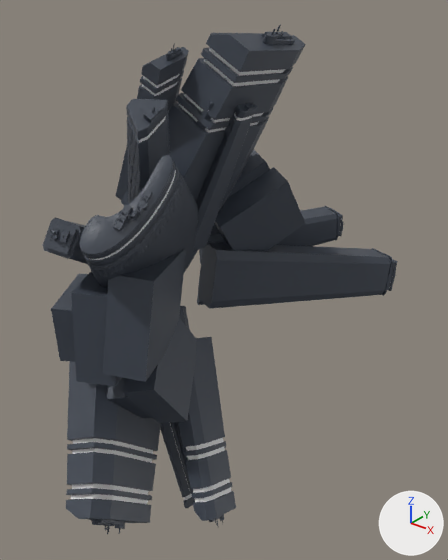
The FBX model Sources/Meshes/Mesh_buildingsLoop_04.fbx as it was, and as the next commit left it.
Rendered twice from a camera (50 mm lens) standing at (14.85, -11.52, 7.47) and looking at (5.15, 0.61, -0.05). The axes (+X, +Y, +Z) are drawn at lower right. The lights are the same throughout. Where no turn or scale is listed for an object, it has been applied to the vertices.
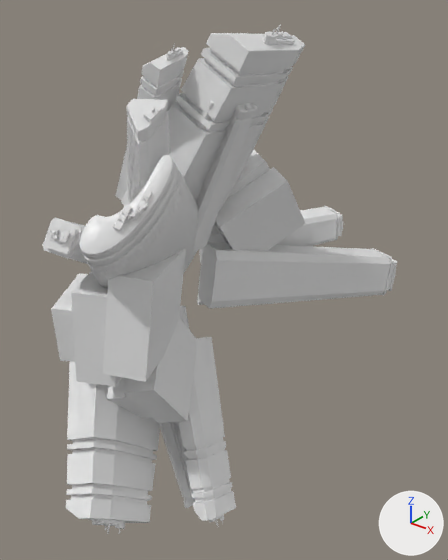
Boxes (x1, y1, x2, y2) around the edits, measured in the pictures (448 x 560 px):
part 1 of me_cube_1644, cut back: before (121, 24, 306, 211); after (121, 27, 305, 211)
part 2 of me_cube_1644, cut back: before (66, 406, 161, 535); after (66, 406, 160, 531)
part 3 of me_cube_1644, recoloured: (42, 30, 397, 529) in both

Edits to the bpy script that builds the scene:
```text
Add mat_building:
    mat_building = principled_material('Building')
    mat_building.base_color = (0.8, 0.8, 0.8)  # white #e7e7e7
    mat_building.roughness = 0.4
Change me_cube_1644:
    used by ob_cube_1644; location = (0.0, 0.0, 0.0)
    remove me_cube_1644.from_pydata(...)  # 45326 vertices, 42351 faces; spans x 2.3..7.91, y -5.25..6.46, z -6.59..6.58
    add me_cube_1644.from_pydata(...)  # 42982 vertices, 40231 faces; spans x 2.3..7.91, y -5.25..6.46, z -6.59..6.58
    me_cube_1644 part 1: 44 vertices moved within x 6.59..6.74, y 0.51..0.71, z 6.2..6.52; 1312 vertices removed from x 4.68..6.96, y -2.3..1.62, z 1.81..6.58; 172 vertices added at x 3.48..6.95, y -2.31..1.62, z 1.67..6.44
    me_cube_1644 part 2: 40 vertices moved from x 4.96..5.7, y -4.69..-3.59, z -5.55..-4.66 to x 4.96..5.7, y -4.69..-3.58, z -5.55..-4.66; 1308 vertices removed from x 3.8..5.9, y -5.25..-0.38, z -5.51..-2.66; 168 vertices added at x 2.69..5.9, y -5.25..-0.38, z -5.54..-1.36
    me_cube_1644 part 3: 35732 faces spanning x 2.3..7.91, y -5.19..6.46, z -6.59..6.58 switch from mat_material (dark blue #3e4550) to mat_building (white #e7e7e7)
```
